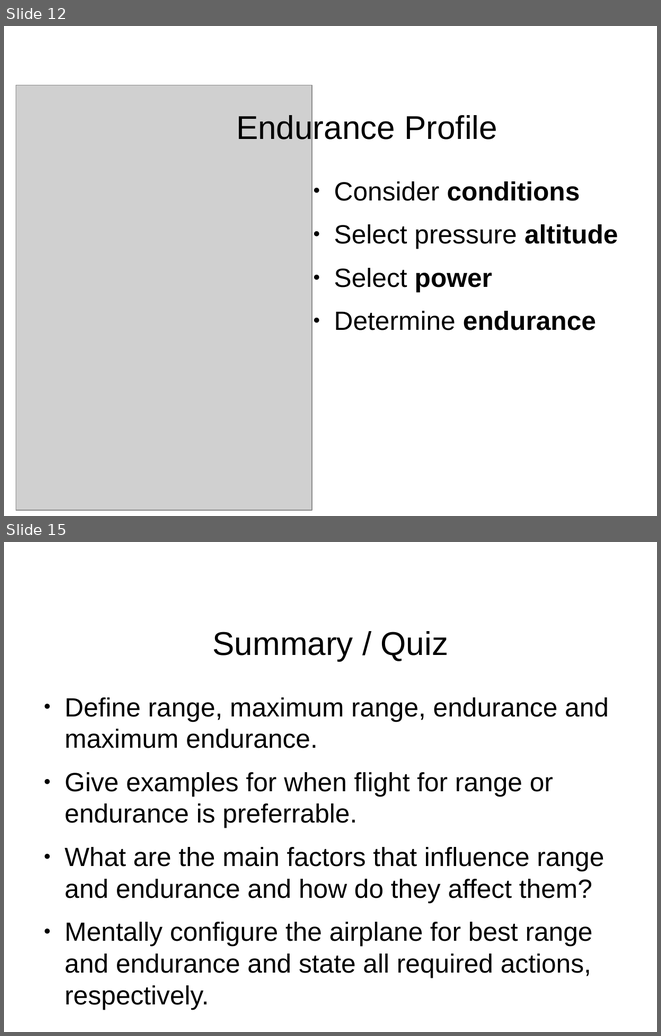
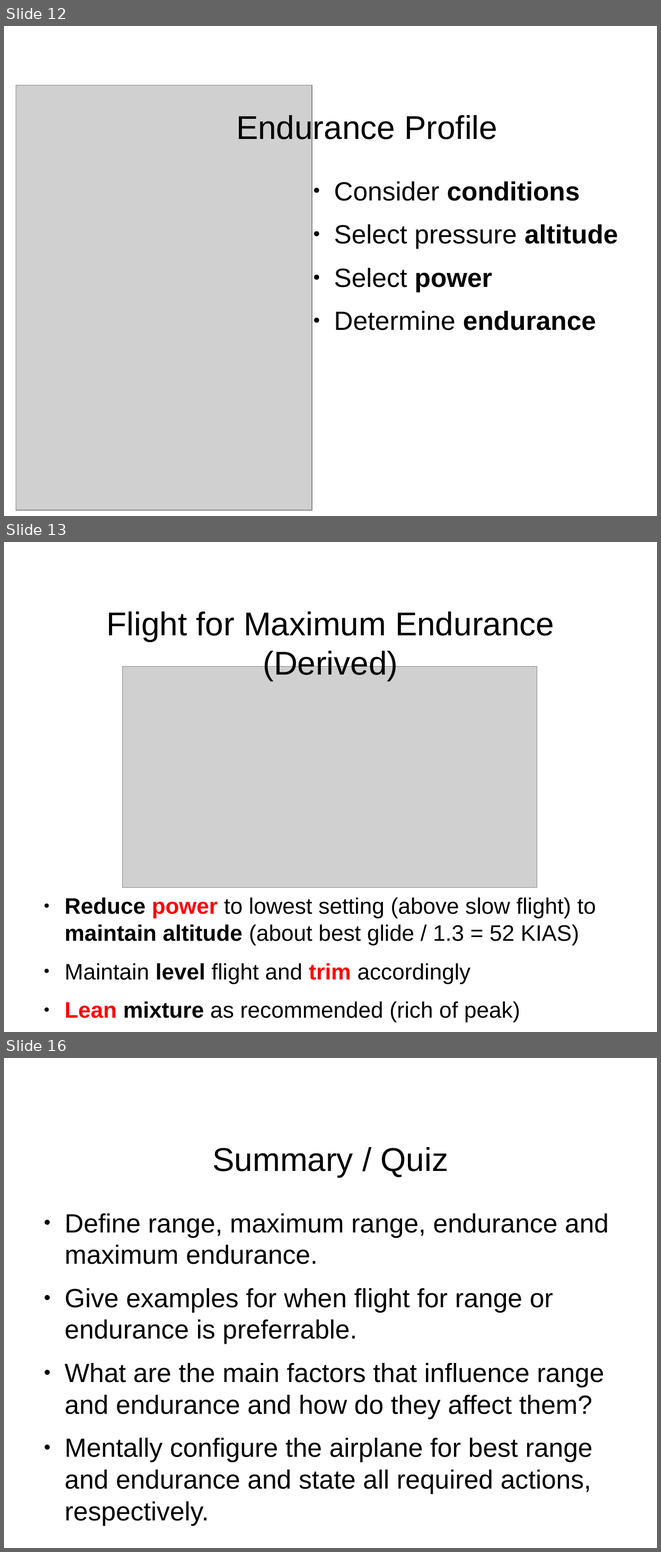
Before and after one commit to stephanheinemann/flight, a slide deck: FI/RangeAndEndurance/RangeAndEndurance.odp. Shown one above the other, each under a label of ours: slides 12 and 15 before the commit, slides 12, 13 and 16 after it; the slides between them are not shown. The pictures are 661x1036 and 661x1552 pixels, drawn with LibreOffice and Linux fonts; fonts in the diff are those of the drawing; grey boxes stand for pictures; background and template pictures are left out. Boxes give left, top, right and bottom in pixels: in the first picture for what was removed or moved away, otherwise in the second. Text is boxed around its words. In the diff, an @@ line names an element or a change of style, - is before the commit and + after.

Commit message:
improved range and endurance presentation

```diff
--- a/FI/RangeAndEndurance/RangeAndEndurance.odp
+++ b/FI/RangeAndEndurance/RangeAndEndurance.odp
@@ slide 13 added at box(4, 542, 657, 1032), background #FFFFFF @@
@@ title added at box(107, 611, 554, 681), 40 pt, text #000000 @@
+Flight for Maximum Endurance (Derived)
@@ picture added at box(123, 667, 537, 888) @@
@@ text added at box(64, 897, 596, 1022), 27.2 pt, text #000000 @@
+● Reduce power to lowest setting (above slow flight) to maintain altitude (about best glide / 1.3 = 52 KIAS)
+● Maintain level flight and trim accordingly
+● Lean mixture as recommended (rich of peak)
@@ what was slide 15 is now slide 16 @@
```
Also in this commit, not shown: 6 slides changed, 1 other file.
